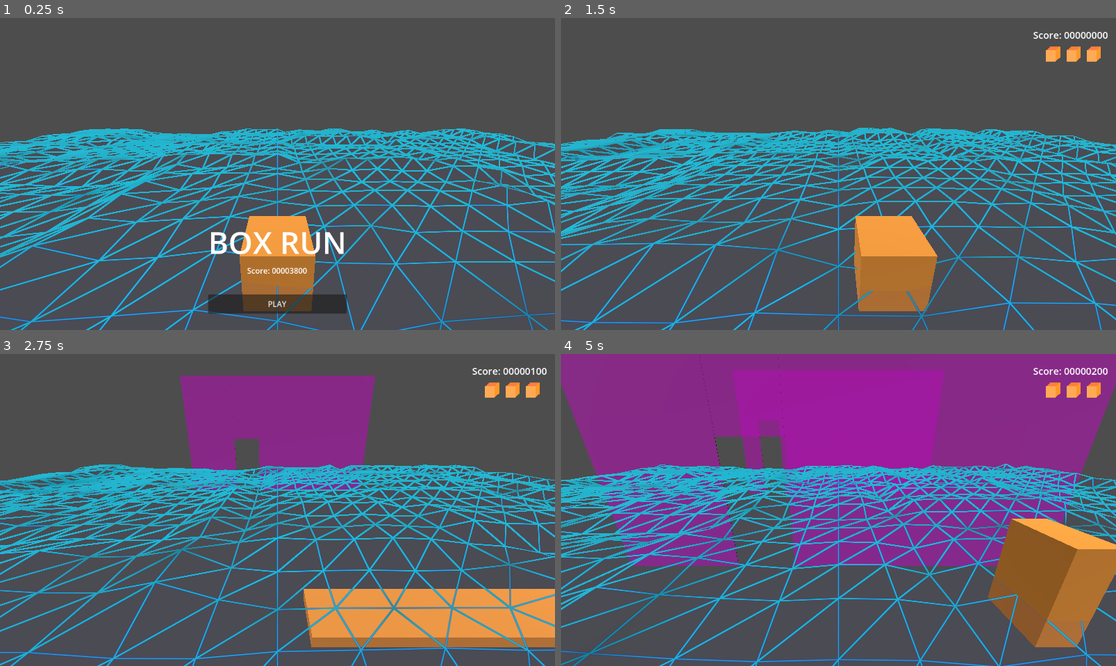
Above: before the commit, frames 1-4 (two rows, left to right).
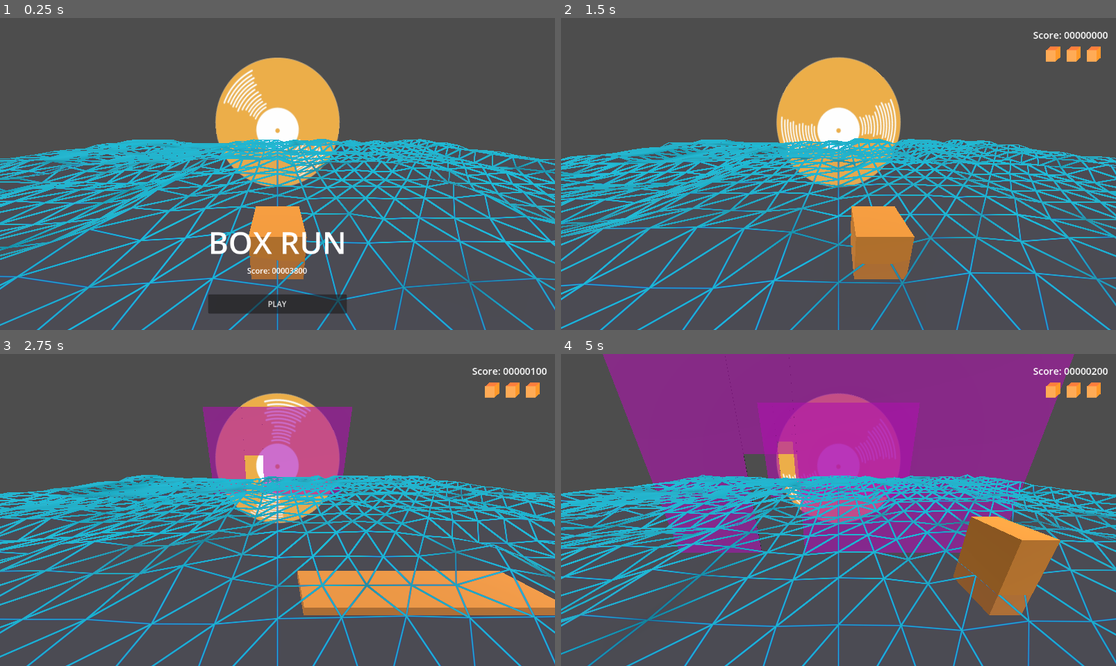
Above: after the commit, the same moments.

Repository: gabriellebrand/Neon-Strech
Game: Godot game, scene res://Scenes/GameLoop.tscn
The game is run twice, just before and just after one commit, with the same random seed, the same clock (stepped at 60 frames per second) and the same inputs.
Inputs:
- Up to frame 1 (0.25 s): no input
- Up to frame 2 (1.5 s): click "PLAY" at 0.5 s; hold D (move_right) from 1.28 s (still down)
- Up to frame 3 (2.75 s): release D (move_right) at 2.03 s; hold S (stretch_down) from 2.03 s (still down)
- Up to frame 4 (5 s): release S (stretch_down) at 2.78 s; hold D (move_right) 2.78-3.53 s; hold W (stretch_up) 3.53-4.28 s; hold A (move_left) from 4.28 s (still down)

The runs differ from the first frame. In frame 1, 30% of the frame differs, in the area x 0-100%, y 12-100%; in frame 2, 31%; in frame 3, 39%; in frame 4, 42%, in the area x 0-100%, y 0-100%.

Commit message:
add vinyl background

Diff:
--- a/GameJam/Scenes/Level.tscn
+++ b/GameJam/Scenes/Level.tscn
@@ -1,8 +1,9 @@
-[gd_scene load_steps=8 format=3 uid="uid://dh0amlcjjdkfe"]
+[gd_scene load_steps=9 format=3 uid="uid://dh0amlcjjdkfe"]
 
 [ext_resource type="Script" path="res://Scripts/Level.gd" id="1_8pt3u"]
 [ext_resource type="PackedScene" uid="uid://cn2lk37i3068r" path="res://Scenes/Player.tscn" id="2_7bym5"]
 [ext_resource type="Shader" path="res://Scripts/terrain.gdshader" id="3_e7qp6"]
+[ext_resource type="Texture2D" uid="uid://8mwe4y3sf70s" path="res://Assets/vinyl1.png" id="4_apl4r"]
 
 [sub_resource type="FastNoiseLite" id="FastNoiseLite_7l23n"]
 
@@ -31,6 +32,7 @@
 
 [node name="Camera3D" type="Camera3D" parent="."]
 transform = Transform3D(1, 0, 0, 0, 0.944966, 0.327169, 0, -0.327169, 0.944966, 0, 2.88977, 2.66849)
+fov = 90.0
 near = 0.5
 
 [node name="Player" parent="." instance=ExtResource("2_7bym5")]
@@ -47,4 +49,8 @@
 [node name="MeshInstance3D" type="MeshInstance3D" parent="."]
 mesh = SubResource("PlaneMesh_wjfew")
 
+[node name="BackgroundVinyl" type="Sprite3D" parent="."]
+transform = Transform3D(1.3, 0, 0, 0, 1.3, 0, 0, 0, 1.3, 0, 2.04004, -11)
+texture = ExtResource("4_apl4r")
+
 [connection signal="timeout" from="WallSpawnTimer" to="." method="_on_timer_timeout"]
--- a/GameJam/Scripts/Level.gd
+++ b/GameJam/Scripts/Level.gd
@@ -1,6 +1,8 @@
 extends Node3D
 
 const wall_scene = preload("res://Scenes/Wall.tscn")
+
+@onready var background_vinyl = $BackgroundVinyl
 
 var current_run_time = 0;
 signal current_run_time_changed(run_time)
@@ -8,6 +10,7 @@
 func _process(delta):
     current_run_time += delta
     emit_signal("current_run_time_changed", current_run_time)
+    background_vinyl.rotate(Vector3(0,0,1), delta)
 
 func _on_timer_timeout():
     var wall = wall_scene.instantiate()
Binary file added: GameJam/Assets/vinyl1.png
Not shown, added: GameJam/Assets/vinyl1.png.import
